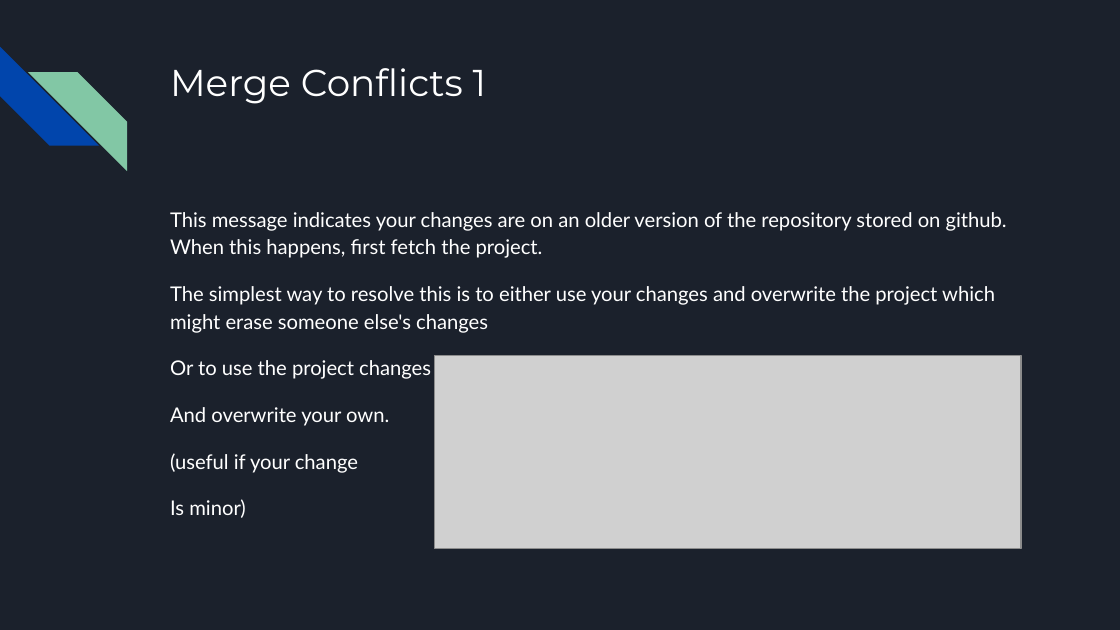
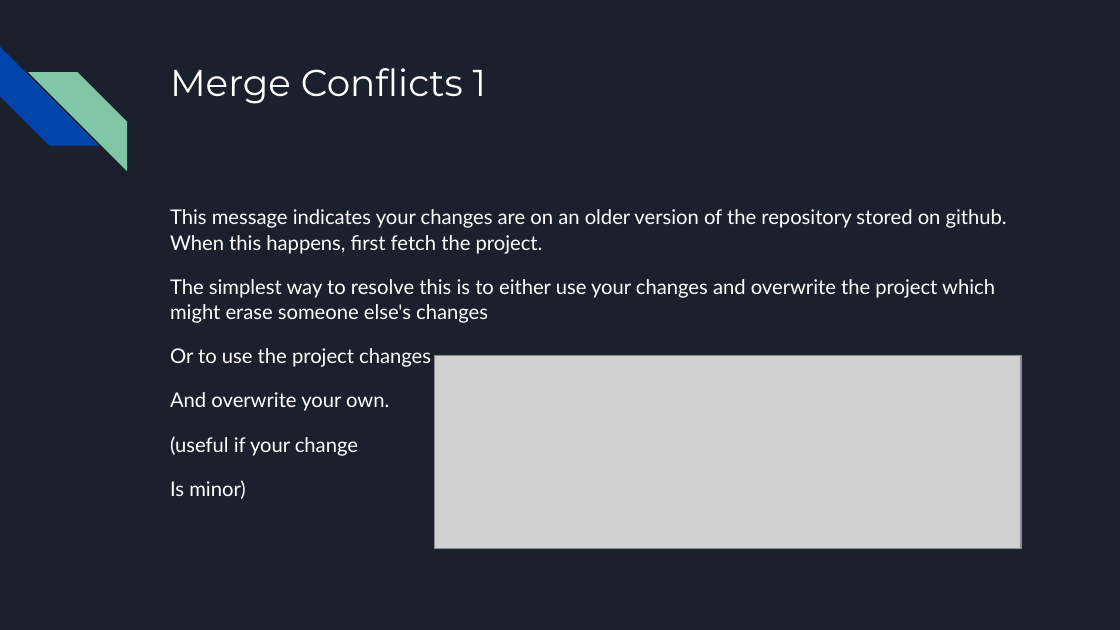
Before and after one commit to sideOfLentils/polygon-plots, a slide deck: slide 16 of Git & Github Tutorial.pptx. Drawn at 1120x630 pixels with LibreOffice and Linux fonts; fonts in the diff are those of the drawing; grey boxes stand for pictures. Boxes give left, top, right and bottom in pixels: in the first picture for what was removed or moved away, otherwise in the second. Text is boxed around its words. In the diff, an @@ line names an element or a change of style, - is before the commit and + after.

```diff
--- a/Git & Github Tutorial.pptx
+++ b/Git & Github Tutorial.pptx
@@ text "This message indicates your changes ..." at [170, 209, 1007, 499]: line spacing 1.15 to 1.05 @@
```
Also in this commit, not shown: 5 other slides changed.
